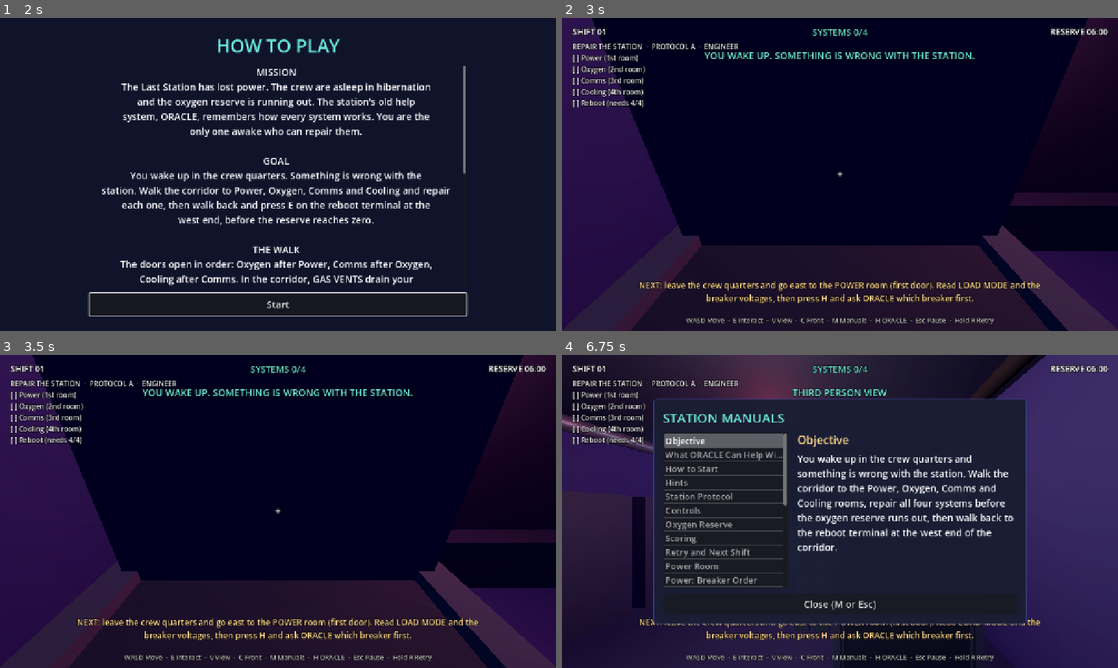
Above: before the commit, frames 1-4 (two rows, left to right).
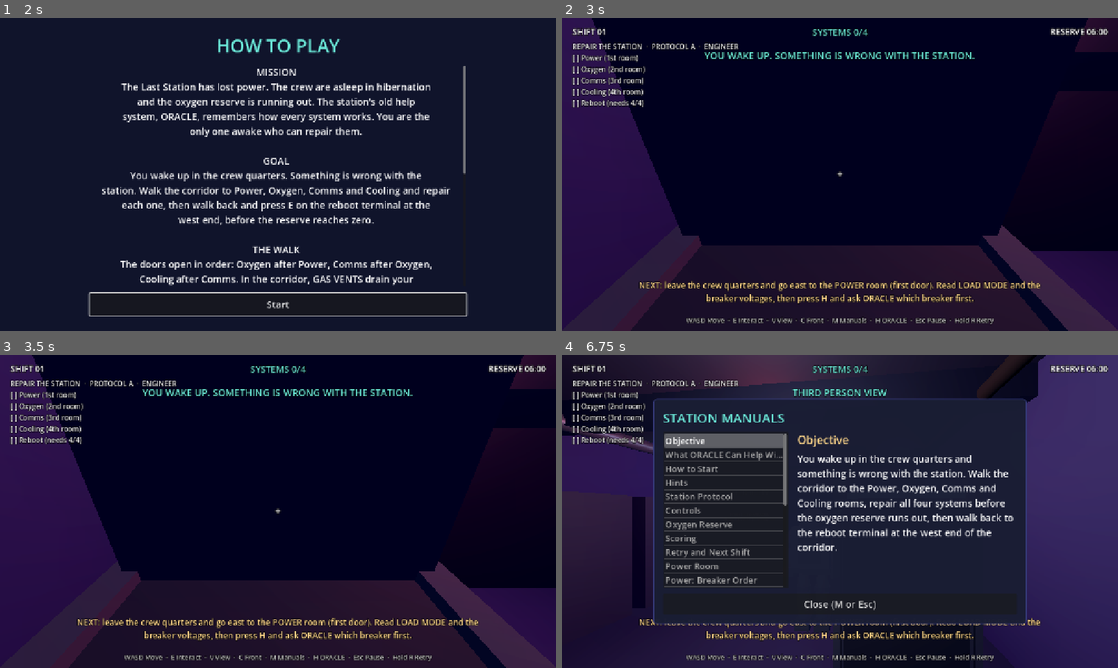
Above: after the commit, the same moments.

Repository: Leon6112003/last-station
Game: Godot game, scene res://scenes/main.tscn
The game is run twice, just before and just after one commit, with the same random seed, the same clock (stepped at 60 frames per second) and the same inputs.
Inputs (mouse positions are in pixels of both pictures, inside the frame that each line leads up to):
- Up to frame 1 (2 s): tap Enter at 0.5 s; move the mouse to (400, 158) at 0.52 s; hold D (move_right) 0.53-1.25 s; hold C (flip_view) 0.53-1.25 s; click (400, 158) at 0.67 s; tap Space at 0.77 s; click "Play" at 1.25 s
- Up to frame 2 (3 s): click "Start" at 2 s; move the mouse to (812, 174) at 2.77 s; hold W (move_forward) from 2.78 s (still down); tap E (interact) at 2.85 s
- Up to frame 3 (3.5 s): keep holding W (move_forward); tap Space at 3.02 s
- Up to frame 4 (6.75 s): move the mouse to (851, 505) at 3.52 s; hold M (toggle_manuals) 3.53-4.28 s; tap R (retry_level) at 4.25, 5, 5.75 s; move the mouse to (812, 574) at 4.27 s; tap B (toggle_music) at 4.35 s; click (812, 574) at 4.42 s; tap Space at 4.52, 5.27, 6.02 s; move the mouse to (1006, 558) at 5.02 s; release W (move_forward) at 5.03 s; hold H (toggle_oracle) 5.03-5.78 s; hold A (move_left) 5.03-6.53 s; move the mouse to (673, 464) at 5.77 s; tap N (toggle_sound) at 5.85 s; move the mouse to (867, 511) at 6.52 s; hold S (move_backward) from 6.53 s (still down); hold V (toggle_view) from 6.53 s (still down); click (867, 511) at 6.67 s

Frame 1 is identical in both runs. In frame 2, 1.3% of the frame differs, in the area x 80-100%, y 10-60%; in frame 3, 1.6%; in frame 4, 1.4%.

Commit message:
Cooling room: stop a ceiling beam hiding the core temperature
Moved the ceiling beams away from the back wall in every room and lowered the Cooling display a little so CORE TEMP and REACTOR are always readable.

Diff:
--- a/scripts/station_builder.gd
+++ b/scripts/station_builder.gd
@@ -258,9 +258,9 @@
 	# reactor state, and the coolant console. The core is hot orange until cooling is repaired.
 	var cooling: Dictionary = puzzles["cooling"]
 	var cooling_x: float = ROOM_CENTERS_X["cooling"]
-	_add_screen(parent, Vector3(cooling_x, 2.6, ROOM_FACE_Z - PLATE_OFFSET), Vector2(3.6, 0.9))
-	_add_label(parent, "CORE TEMP: %d K" % int(cooling["temp"]), Vector3(cooling_x, 2.85, ROOM_FACE_Z), FONT_MAIN, Rules.COLOR_CYAN)
-	_add_label(parent, "REACTOR: %s" % cooling["state"], Vector3(cooling_x, 2.35, ROOM_FACE_Z), FONT_MAIN, Rules.COLOR_GOLD)
+	_add_screen(parent, Vector3(cooling_x, 2.5, ROOM_FACE_Z - PLATE_OFFSET), Vector2(3.6, 0.9))
+	_add_label(parent, "CORE TEMP: %d K" % int(cooling["temp"]), Vector3(cooling_x, 2.72, ROOM_FACE_Z), FONT_MAIN, Rules.COLOR_CYAN)
+	_add_label(parent, "REACTOR: %s" % cooling["state"], Vector3(cooling_x, 2.28, ROOM_FACE_Z), FONT_MAIN, Rules.COLOR_GOLD)
 	var reactor_material := _glow_material(Color(1.0, 0.45, 0.15), 1.6)
 	var core := CylinderMesh.new()
 	core.top_radius = 0.45
@@ -530,7 +530,7 @@
 	var room_depth := HUB_BACK_Z - ROOM_BACK_Z
 	var room_xs: Array = [BEDROOM_X] + ROOM_CENTERS_X.values()
 	for room_x in room_xs:
-		for beam_z in [room_center_z - 2.0, room_center_z + 2.0]:
+		for beam_z in [room_center_z - 0.5, room_center_z + 2.0]:   # none near the back wall, where the displays are
 			_add_glow_box(parent, Vector3(room_x, h - 0.15, beam_z), Vector3(ROOM_HALF_WIDTH * 2.0, 0.3, 0.3), rib_material)
 		_add_pipe(parent, Vector3(room_x + 2.4, h - 0.25, room_center_z), room_depth - 0.4, 0.1, pipe_material, true)
 		_add_pipe(parent, Vector3(room_x - 2.4, h - 0.25, room_center_z), room_depth - 0.4, 0.07, cable_material, true)
